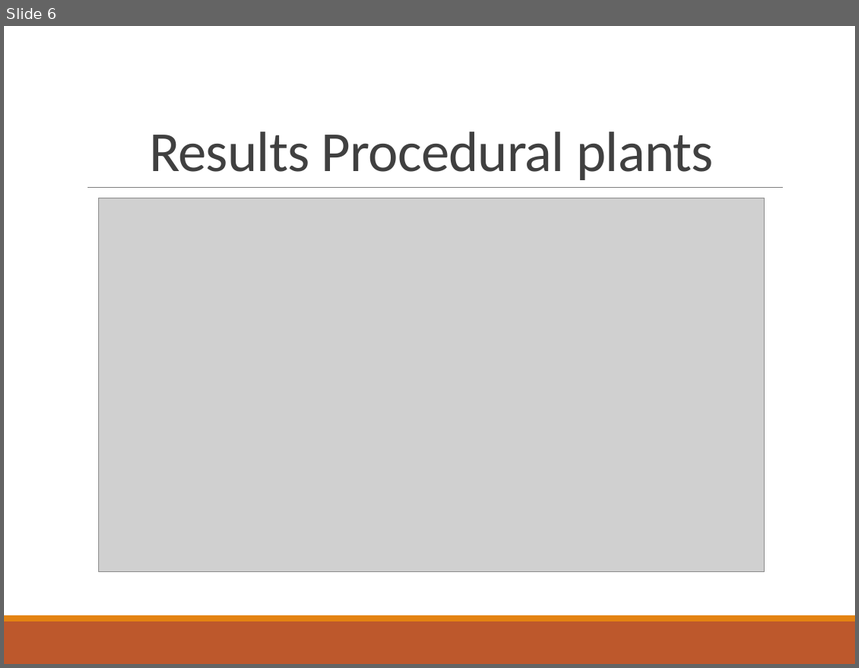
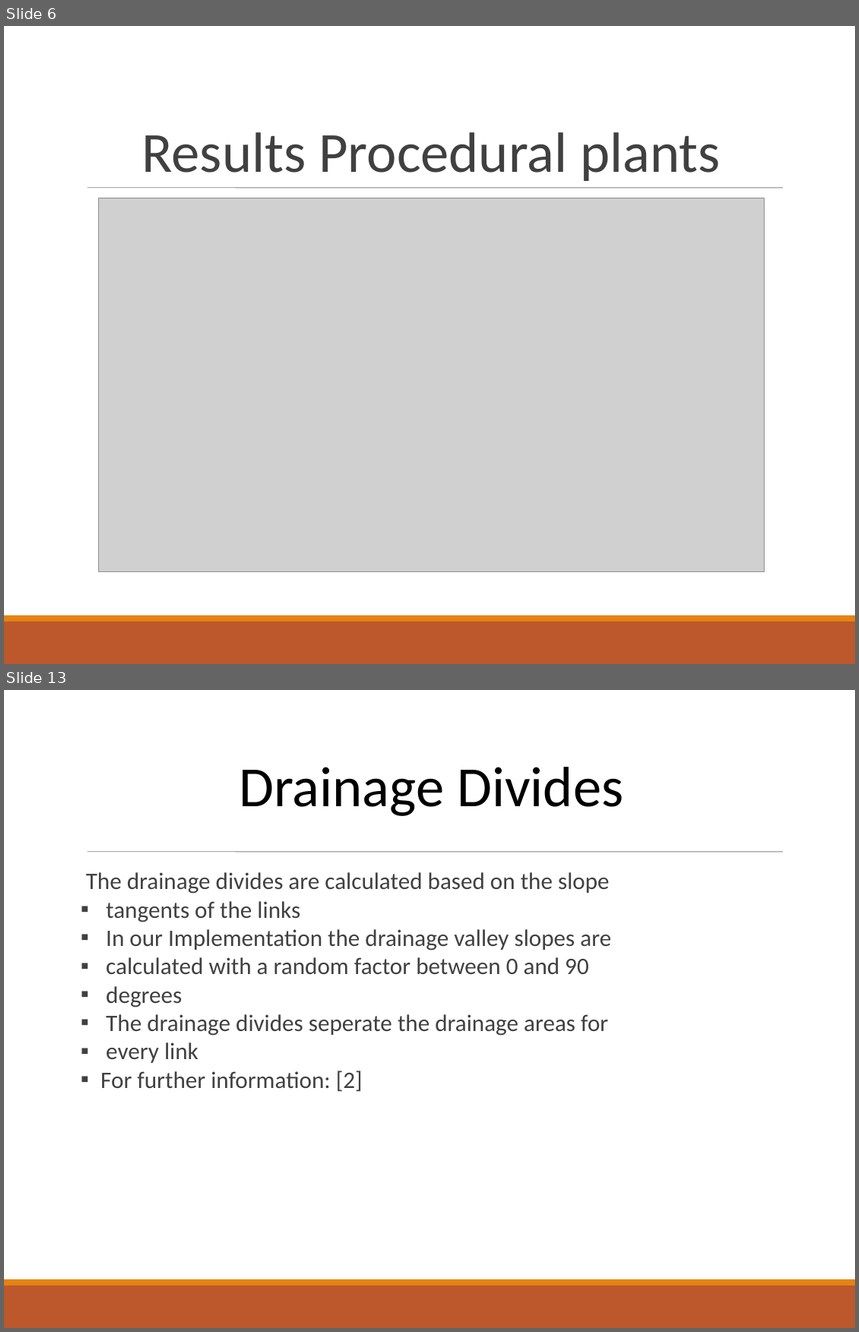
Before and after one commit to Philipp-M/ACG, a slide deck: proceduralTerrainAndTrees_project2/presentation/Advanced Computer Graphics.pptx. Shown one above the other, each under a label of ours: slide 6 before the commit, slides 6 and 13 after it; the slides between them are not shown. The pictures are 859x668 and 859x1332 pixels, drawn with LibreOffice and Linux fonts; fonts in the diff are those of the drawing; grey boxes stand for pictures. Boxes give left, top, right and bottom in pixels: in the first picture for what was removed or moved away, otherwise in the second. Text is boxed around its words. In the diff, an @@ line names an element or a change of style, - is before the commit and + after.

```diff
--- a/proceduralTerrainAndTrees_project2/presentation/Advanced Computer Graphics.pptx
+++ b/proceduralTerrainAndTrees_project2/presentation/Advanced Computer Graphics.pptx
@@ slide 13 added at (x1=4, y1=690, x2=855, y2=1328), background #FFFFFF; not listed: 3 template elements that a slide beside it also shows @@
@@ text added at (x1=240, y1=767, x2=623, y2=816), 48 pt, text #000000 @@
+Drainage Divides
@@ text added at (x1=86, y1=872, x2=611, y2=1092), 20 pt, text #404040 @@
+▪ The drainage divides are calculated based on the slope
+  tangents of the links
+▪ In our Implementation the drainage valley slopes are
+  calculated with a random factor between 0 and 90
+  degrees
+▪ The drainage divides seperate the drainage areas for
+  every link
+▪ For further information: [2]
@@ slide 6 changed as well @@
@@ text "Results Procedural plants" at (x1=142, y1=132, x2=721, y2=181): letter spacing -0.5 to 0 pt; line spacing 0.85 to 1 @@
@@ line (88, 188) - (783, 188): stroke #808080 0.5 pt to #808080 0.51 pt @@
```
Also in this commit, not shown: 5 other slides changed, 11 other slides added, 1 slide removed, 2 other files.
